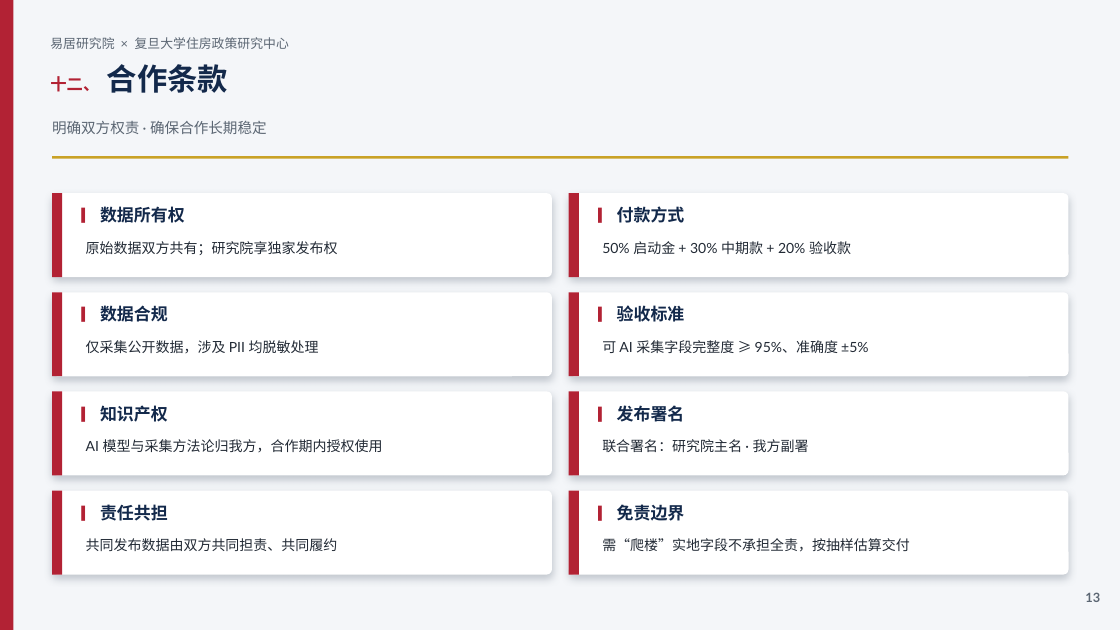
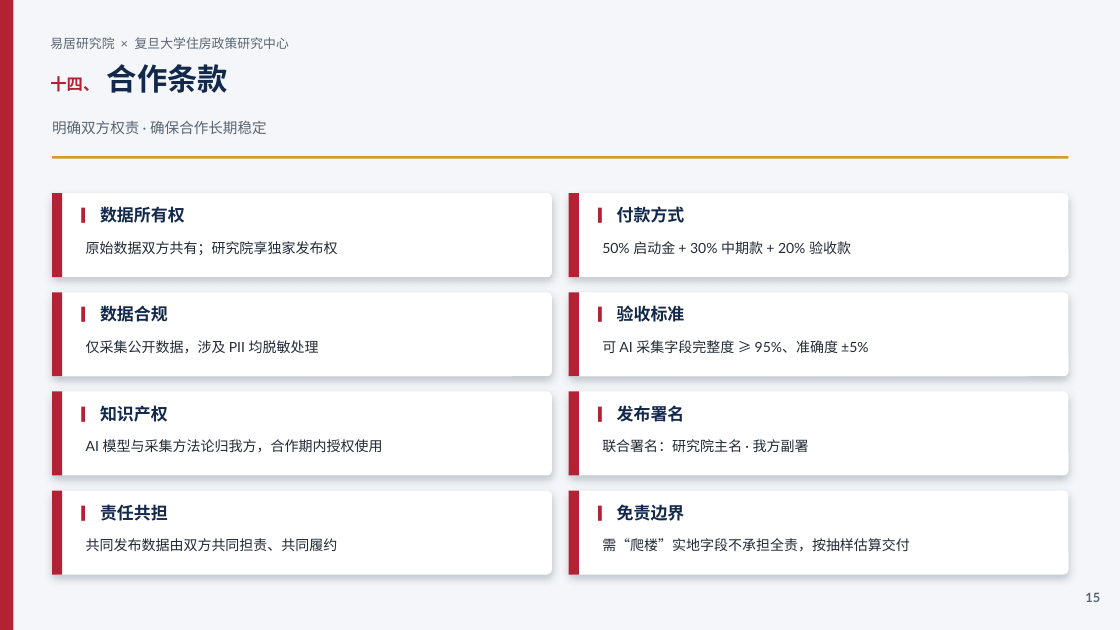
Before and after one commit to hujigang2010-maker/AIDEN, a slide deck: slide 15 of 易居研究院_复旦大学住房政策研究中心_合作方案.pptx (slide 13 before the commit). Drawn at 1120x630 pixels with LibreOffice and Linux fonts; fonts in the diff are those of the drawing. Boxes give left, top, right and bottom in pixels: in the first picture for what was removed or moved away, otherwise in the second. Text is boxed around its words. In the diff, an @@ line names an element or a change of style, - is before the commit and + after.

```diff
--- a/易居研究院_复旦大学住房政策研究中心_合作方案.pptx
+++ b/易居研究院_复旦大学住房政策研究中心_合作方案.pptx
@@ text at (x1=50, y1=64, x2=228, y2=93): text changed @@
-十二、 合作条款
+十四、 合作条款
@@ text at (x1=1085, y1=592, x2=1100, y2=602): text changed @@
-13
+15
```
Also in this commit, not shown: 7 other slides changed, 2 slides added, 1 other file.
